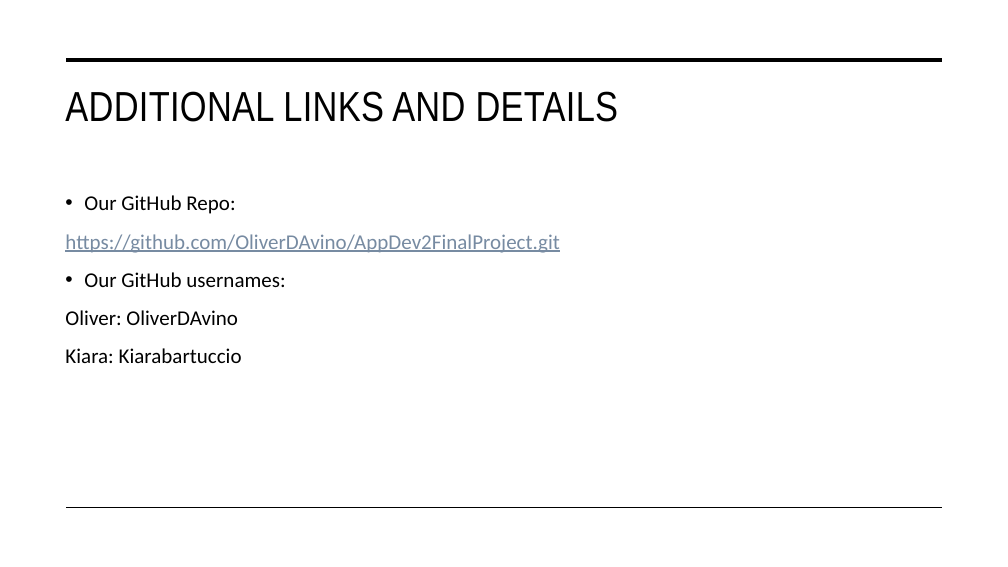
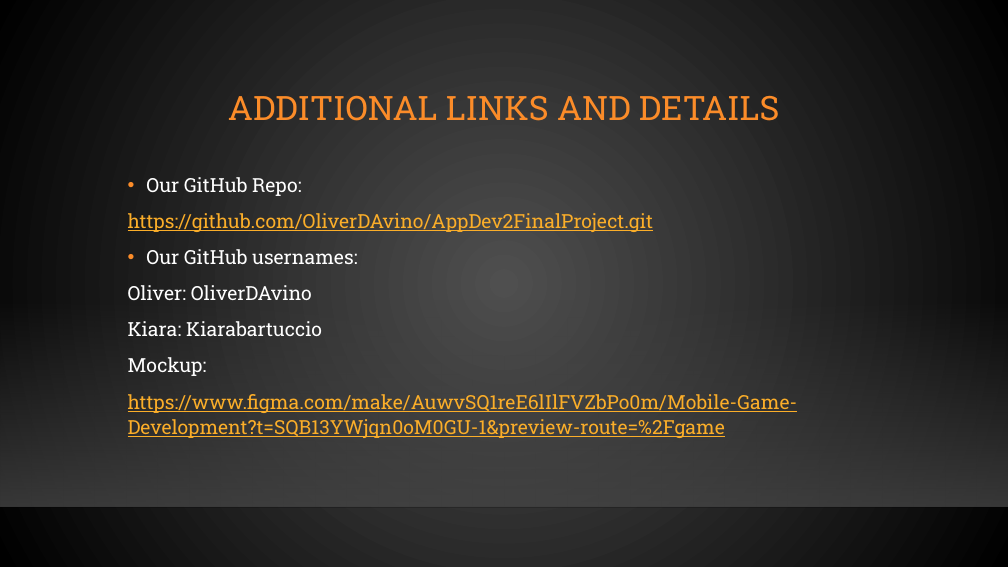
Before and after one commit to OliverDAvino/AppDev2FinalProject, a slide deck: slide 8 of AppDev2Presentation.pptx. Drawn at 1008x567 pixels with LibreOffice and Linux fonts; fonts in the diff are those of the drawing; background and template pictures are left out. Boxes give left, top, right and bottom in pixels: in the first picture for what was removed or moved away, otherwise in the second. Text is boxed around its words. In the diff, an @@ line names an element or a change of style, - is before the commit and + after.

Commit message:
Powerpoint and Mockup done, Changes can be done

```diff
--- a/AppDev2Presentation.pptx
+++ b/AppDev2Presentation.pptx
@@ background #FFFFFF to gradient #505050 to #000000 @@
@@ line removed from (67, 60) to (942, 60) @@
@@ title "ADDITIONAL LINKS AND DETAILS": place and size @@
-title "ADDITIONAL LINKS AND DETAILS" at bbox=[65, 91, 619, 122]
+title "ADDITIONAL LINKS AND DETAILS" at bbox=[228, 96, 779, 121]
@@ title "ADDITIONAL LINKS AND DETAILS" at bbox=[228, 96, 779, 121]: size 40 to 32 pt, font Arial Narrow to Roboto Slab, text colour #000000 to #FB8C29, letter spacing 0.3 to 0 pt; alignment left to centre; line spacing 1 to 0.9; vertical alignment top to middle @@
@@ text "Our GitHub Repo:": place and size @@
-text "Our GitHub Repo:" at bbox=[65, 195, 559, 363]
+text "Our GitHub Repo:" at bbox=[128, 177, 798, 438]
@@ text at bbox=[128, 177, 653, 336]: size 20 to 18.5 pt, font Calibri to Roboto Slab in "Our GitHub Repo:", "https://github.com/OliverDAvino/AppDev2FinalProject.git", "Our GitHub usernames:", "Oliver: OliverDAvino" and 1 more places; text colour #000000 to #FFFFFF in "Our GitHub Repo:", "Our GitHub usernames:", "Oliver: OliverDAvino", "Kiara: Kiarabartuccio"; text colour #778BA2 to #FBAE29 in "https://github.com/OliverDAvino/AppDev2FinalProject.git" @@
@@ rectangle added at bbox=[0, 299, 1008, 507], fill gradient #454545 @@
@@ text at bbox=[128, 357, 798, 438]: paragraphs added @@
+Mockup:
+https://www.figma.com/make/AuwvSQ1reE6lIlFVZbPo0m/Mobile-Game-Development?t=SQB13YWjqn0oM0GU-1&preview-route=%2Fgame
@@ line moved from (67, 508) - (942, 508) to (0, 507) - (1008, 507) @@
@@ line (0, 507) - (1008, 507): stroke #000000 1 pt to #000001 1 pt @@
```
Also in this commit, not shown: 8 other slides changed, 1 other file.
